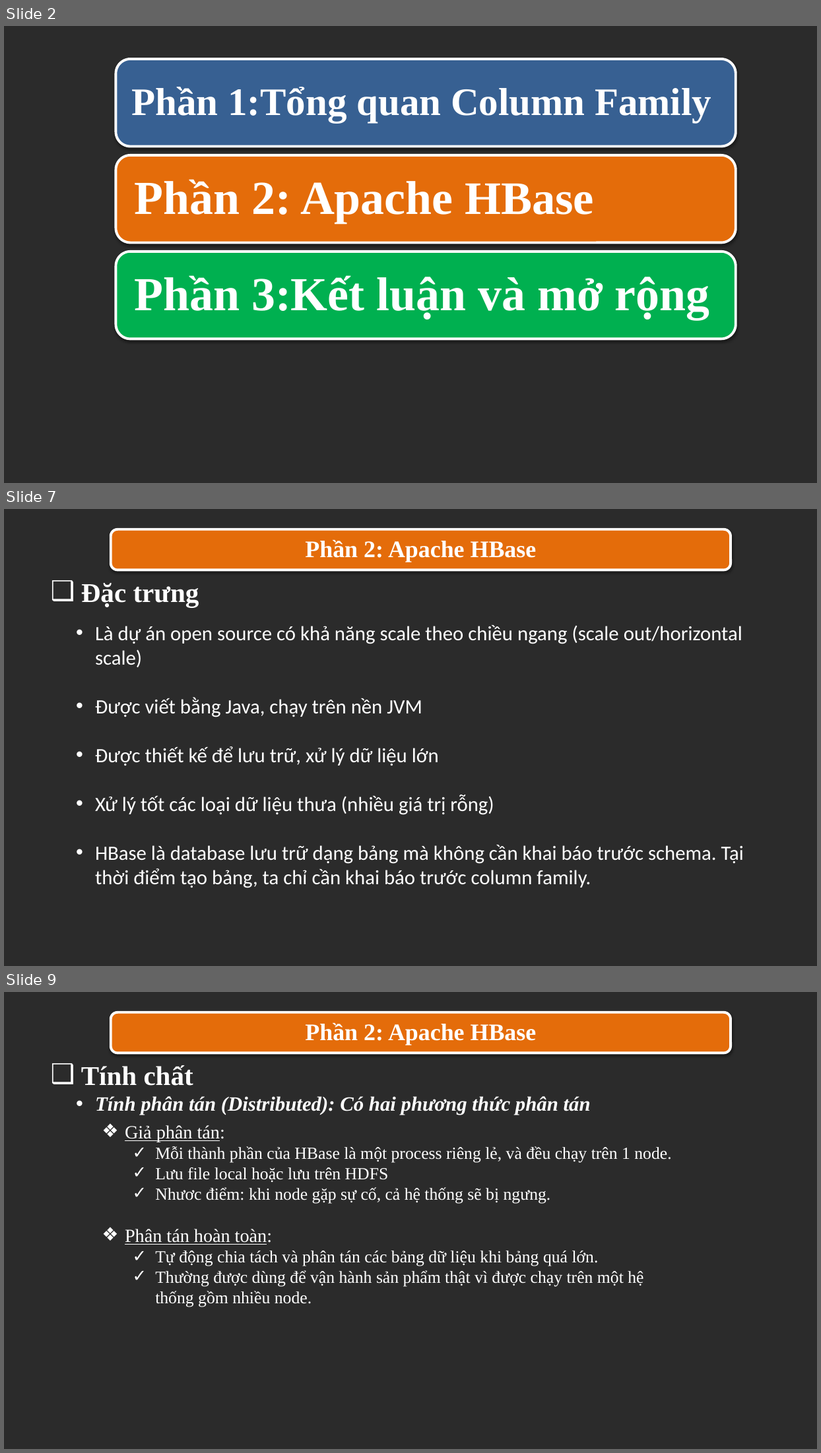
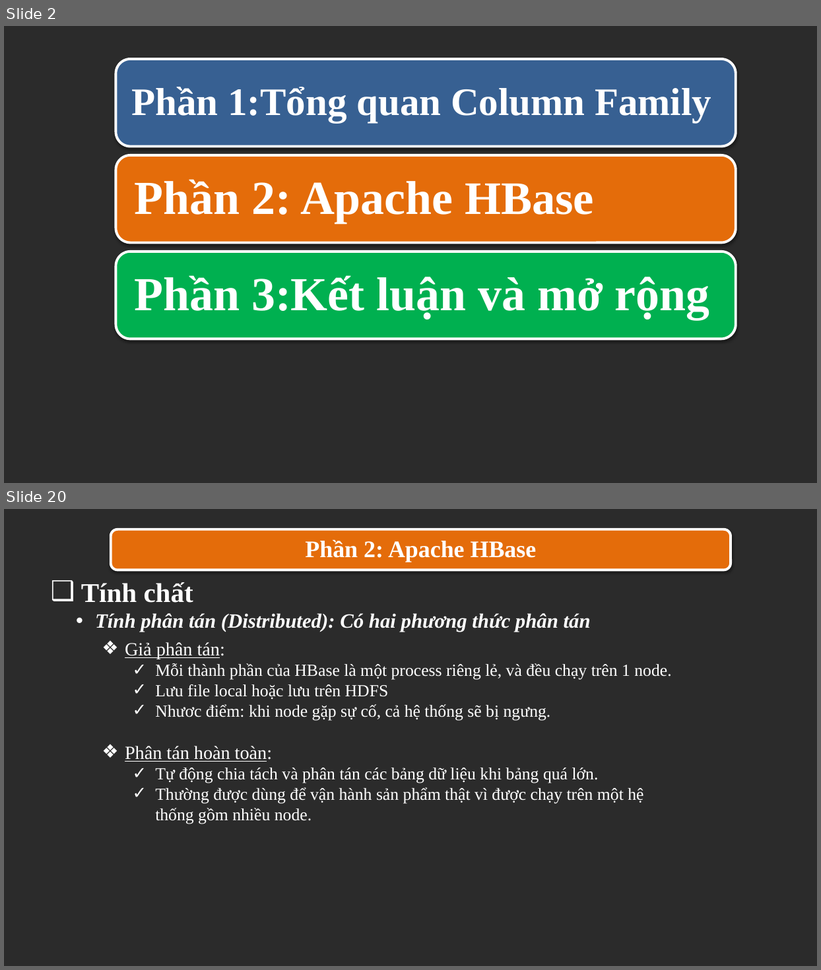
Before and after one commit to trandinhlam/document, a slide deck: HBaseProject/seminar_slide.pptx. Shown one above the other, each under a label of ours: slides 2, 7 and 9 before the commit, slides 2 and 20 after it; the slides between them are not shown. The pictures are 821x1453 and 821x970 pixels, drawn with LibreOffice and Linux fonts; fonts in the diff are those of the drawing; background and template pictures are left out; a plain dark background stands for a picture behind light text. Boxes give left, top, right and bottom in pixels: in the first picture for what was removed or moved away, otherwise in the second. Text is boxed around its words. In the diff, an @@ line names an element or a change of style, - is before the commit and + after.

```diff
--- a/HBaseProject/seminar_slide.pptx
+++ b/HBaseProject/seminar_slide.pptx
@@ slide 7 removed at (x1=4, y1=509, x2=817, y2=966), background picture (left out) @@
@@ rounded rectangle removed at (x1=111, y1=529, x2=731, y2=570) @@
@@ text removed at (x1=305, y1=540, x2=537, y2=562) @@
-Phần 2: Apache HBase
@@ text removed at (x1=81, y1=583, x2=199, y2=607) @@
-❑ Đặc trưng
@@ text removed at (x1=95, y1=625, x2=744, y2=889) @@
-• Là dự án open source có khả năng scale theo chiều ngang (scale out/horizontal scale)
-• Được viết bằng Java, chạy trên nền JVM
-• Được thiết kế để lưu trữ, xử lý dữ liệu lớn
-• Xử lý tốt các loại dữ liệu thưa (nhiều giá trị rỗng)
-• HBase là database lưu trữ dạng bảng mà không cần khai báo trước schema. Tại thời điểm tạo bảng, ta chỉ cần khai báo trước column family.
@@ what was slide 9 is now slide 20 @@
```
Also in this commit, not shown: 10 slides changed, 1 slide added, 1 other slide removed, 1 other file.
